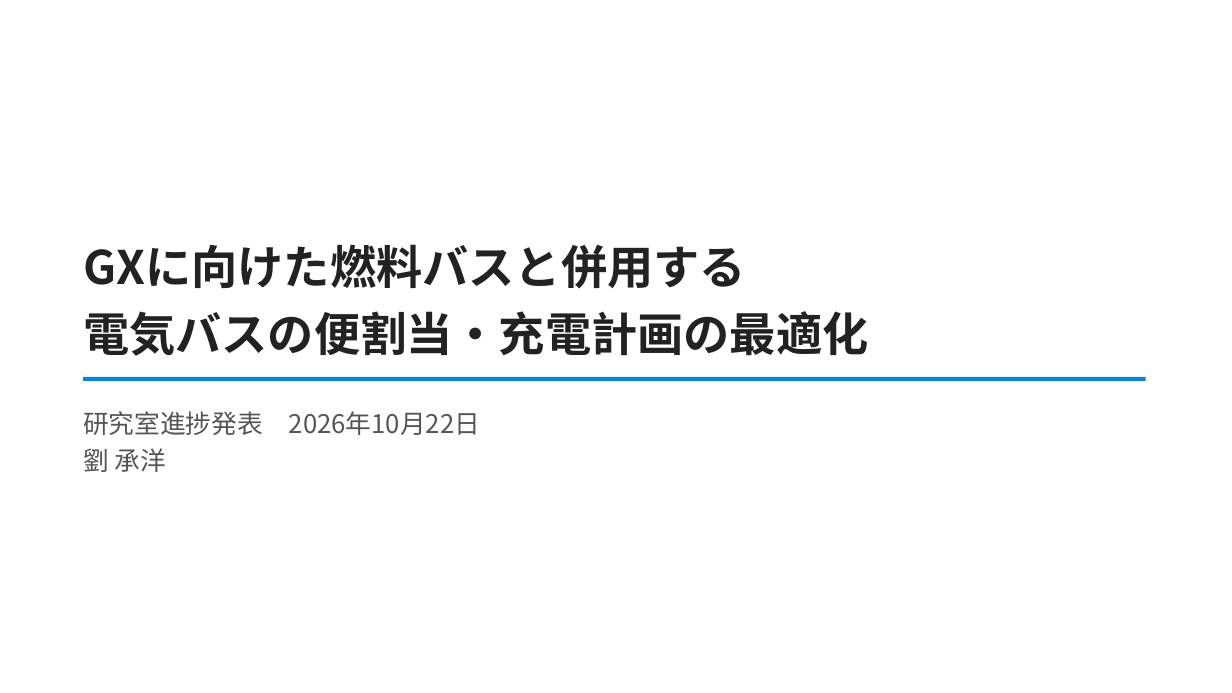
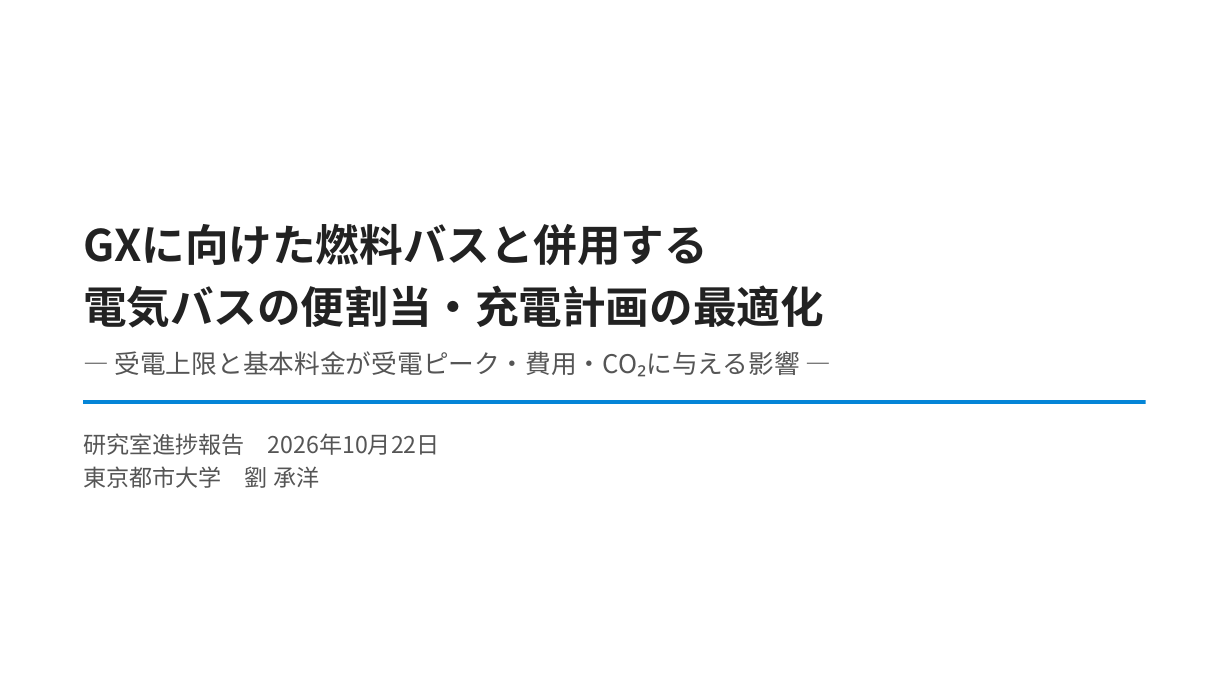
Before and after one commit to CYLIU2003/master-course, a slide deck: slide 1 of outcome/2026-10-22_lab_progress/lab_progress_20261022.pptx. Drawn at 1232x693 pixels with LibreOffice and Linux fonts; fonts in the diff are those of the drawing. Boxes give left, top, right and bottom in pixels: in the first picture for what was removed or moved away, otherwise in the second. Text is boxed around its words. In the diff, an @@ line names an element or a change of style, - is before the commit and + after.

```diff
--- a/outcome/2026-10-22_lab_progress/lab_progress_20261022.pptx
+++ b/outcome/2026-10-22_lab_progress/lab_progress_20261022.pptx
@@ text "GXに向けた燃料バスと併用する": place and size @@
-text "GXに向けた燃料バスと併用する" at box(83, 244, 868, 356)
+text "GXに向けた燃料バスと併用する" at box(83, 224, 824, 328)
@@ text "GXに向けた燃料バスと併用する" at box(83, 224, 824, 328): size 36 to 34 pt @@
@@ text added at box(115, 351, 800, 377), 20 pt, text #555555 @@
+― 受電上限と基本料金が受電ピーク・費用・CO₂に与える影響 ―
@@ line moved from (83, 379) - (1146, 379) to (83, 402) - (1146, 402) @@
@@ text at box(83, 433, 440, 488): text changed; size 20 to 18 pt @@
-研究室進捗発表 2026年10月22日
-劉 承洋
+研究室進捗報告 2026年10月22日
+東京都市大学 劉 承洋
```
Also in this commit, not shown: 11 other slides changed, 5 slides added, 13 other files.
